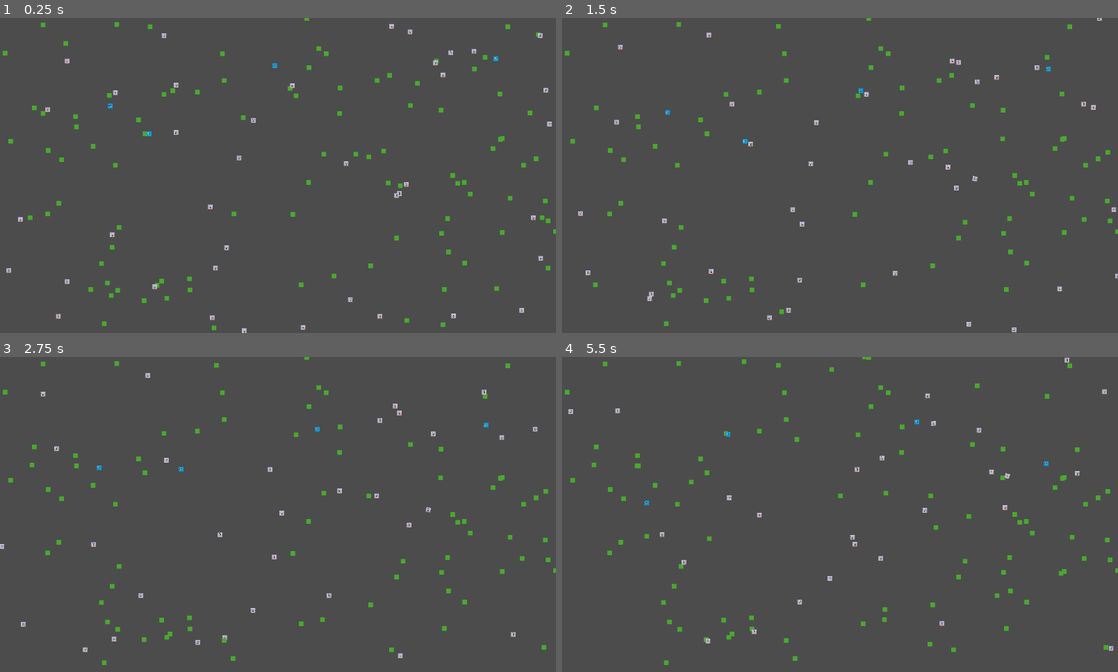
Above: before the commit, frames 1-4 (two rows, left to right).
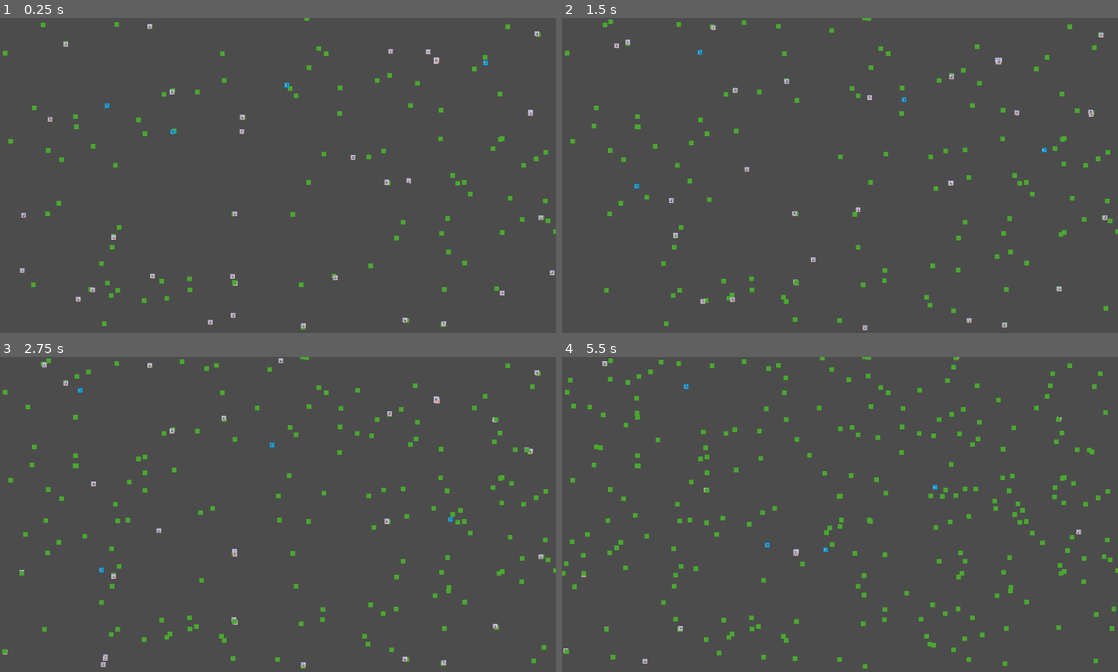
Above: after the commit, the same moments.

Repository: Unrimah/petri_cup
Game: Godot game, scene res://Node2D.tscn
Same seed, same stepped clock (60 frames per second), same inputs: the game is played once before the commit and once after it.
Inputs:
- Up to frame 1 (0.25 s): no input
- Up to frame 2 (1.5 s): no input
- Up to frame 3 (2.75 s): no input
- Up to frame 4 (5.5 s): no input

The runs differ from the first frame. In frame 1, 1.3% of the frame differs, in the area x 1-100%, y 1-100%; in frame 2, 1.5%; in frame 3, 1.8%; in frame 4, 2.6%, in the area x 0-100%, y 0-99%.

Commit message:
Made all timers dependent on FPS

Diff:
--- a/Animal.gd
+++ b/Animal.gd
@@ -91,7 +91,7 @@
 	var direction
 	var TARGET
 
-	health -= CONSUMPTION_RUN * delta
+	health -= CONSUMPTION_RUN * FPS * delta
 
 	for food in food_list:
 		var food_distance = self.position.distance_to(food.position)
@@ -105,7 +105,7 @@
 		animal_eat(TARGET)
 		return
 	direction = Vector2((TARGET.position.x - position.x)/distance,(TARGET.position.y - position.y)/distance)
-	direction *= SPEED_RUN * delta
+	direction *= SPEED_RUN * FPS * delta
 	global_translate(direction)
 
 func animal_to_fuck(delta):
@@ -114,7 +114,7 @@
 	var direction
 	var TARGET
 
-	health -= CONSUMPTION_RUN * delta
+	health -= CONSUMPTION_RUN * FPS * delta
 
 	var animals_in_range = 1
 	for animal in animals_list:
@@ -135,11 +135,11 @@
 		animal_copulate(TARGET)
 		return
 	direction = Vector2((TARGET.position.x - position.x)/distance,(TARGET.position.y - position.y)/distance)
-	direction *= SPEED_RUN * delta
+	direction *= SPEED_RUN * FPS * delta
 	global_translate(direction)
 
 func animal_walk(delta):
-	health -= CONSUMPTION_WALK * delta
+	health -= CONSUMPTION_WALK * FPS * delta
 	if (self.position.distance_to(walk_position) < 2):
 		flush_walk_position()
 	if (walk_position == Vector2(0, 0)):
@@ -150,7 +150,7 @@
 		walk_position = Vector2(X, Y)
 	var walk_distance = sqrt(pow((walk_position.x - position.x), 2) + pow((walk_position.y - position.y), 2))
 	var direction = Vector2((walk_position.x - position.x)/walk_distance,(walk_position.y - position.y)/walk_distance)
-	direction *= SPEED_WALK * delta
+	direction *= SPEED_WALK * FPS * delta
 	global_translate(direction)
 
 func animal_eat(food):
--- a/Node2D.gd
+++ b/Node2D.gd
@@ -2,9 +2,9 @@
 
 const X_RES = 1200
 const Y_RES = 680
-const FPS = 60
+const FPS = 300 # 60 default
 
-const GRASS_DELAY = 10
+const GRASS_DELAY = .2
 
 const NUM_GRASS = 100
 const NUM_RABBITS = 40
@@ -37,7 +37,7 @@
 # Called every frame. 'delta' is the elapsed time since the previous frame.
 func _process(delta):
 	grass_counter += 1
-	if grass_counter >= GRASS_DELAY:
+	if grass_counter >= GRASS_DELAY * FPS * delta:
 		grass_counter = 0
 		var position = Vector2(randi() % X_RES, randi() % Y_RES)
 		create_new_grass(position)
--- a/Rabbit1.tscn
+++ b/Rabbit1.tscn
@@ -13,11 +13,11 @@
 	BASE_HEALTH = MAX_HEALTH / 2
 	FUCKING_HEALTH = 10
 	HUNGRY_HEALTH = 5
-	SPEED_RUN = 60
-	SPEED_WALK = 30
-	SPEED_CRAWL = 10
-	CONSUMPTION_RUN = 60
-	CONSUMPTION_WALK = 30
+	SPEED_RUN = 1
+	SPEED_WALK = .5
+	SPEED_CRAWL = .2
+	CONSUMPTION_RUN = 1
+	CONSUMPTION_WALK = .5
 	SEARCH_RANGE = 300
 	EATING_DISTANCE = 1
 	COPULATING_DISTANCE = 10
--- a/Wolf1.tscn
+++ b/Wolf1.tscn
@@ -13,12 +13,12 @@
 	BASE_HEALTH = MAX_HEALTH / 2
 	FUCKING_HEALTH = 15
 	HUNGRY_HEALTH = 10
-	SPEED_RUN = 60
-	SPEED_WALK = 30
-	SPEED_CRAWL = 10
+	SPEED_RUN = 1
+	SPEED_WALK = .5
+	SPEED_CRAWL = .2
 	SEARCH_RANGE = 400
-	CONSUMPTION_RUN = 60
-	CONSUMPTION_WALK = 30
+	CONSUMPTION_RUN = 1
+	CONSUMPTION_WALK = .5
 	EATING_DISTANCE = 10
 	COPULATING_DISTANCE = 10
 	COPULATION_LOSS = HUNGRY_HEALTH / 2
